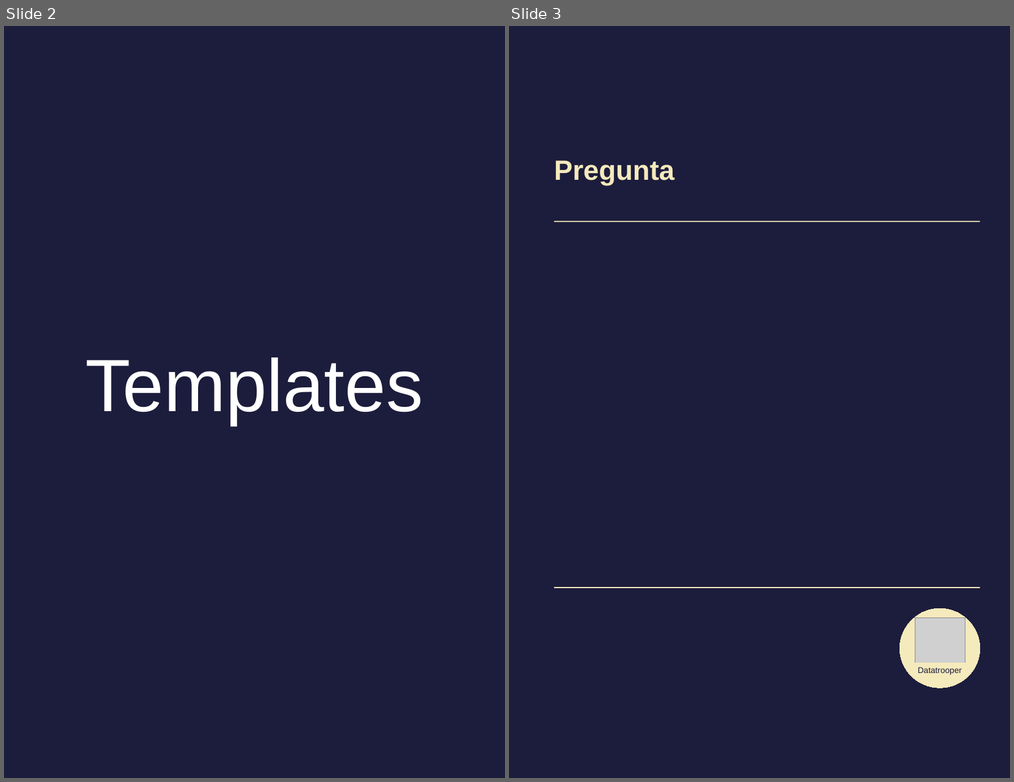
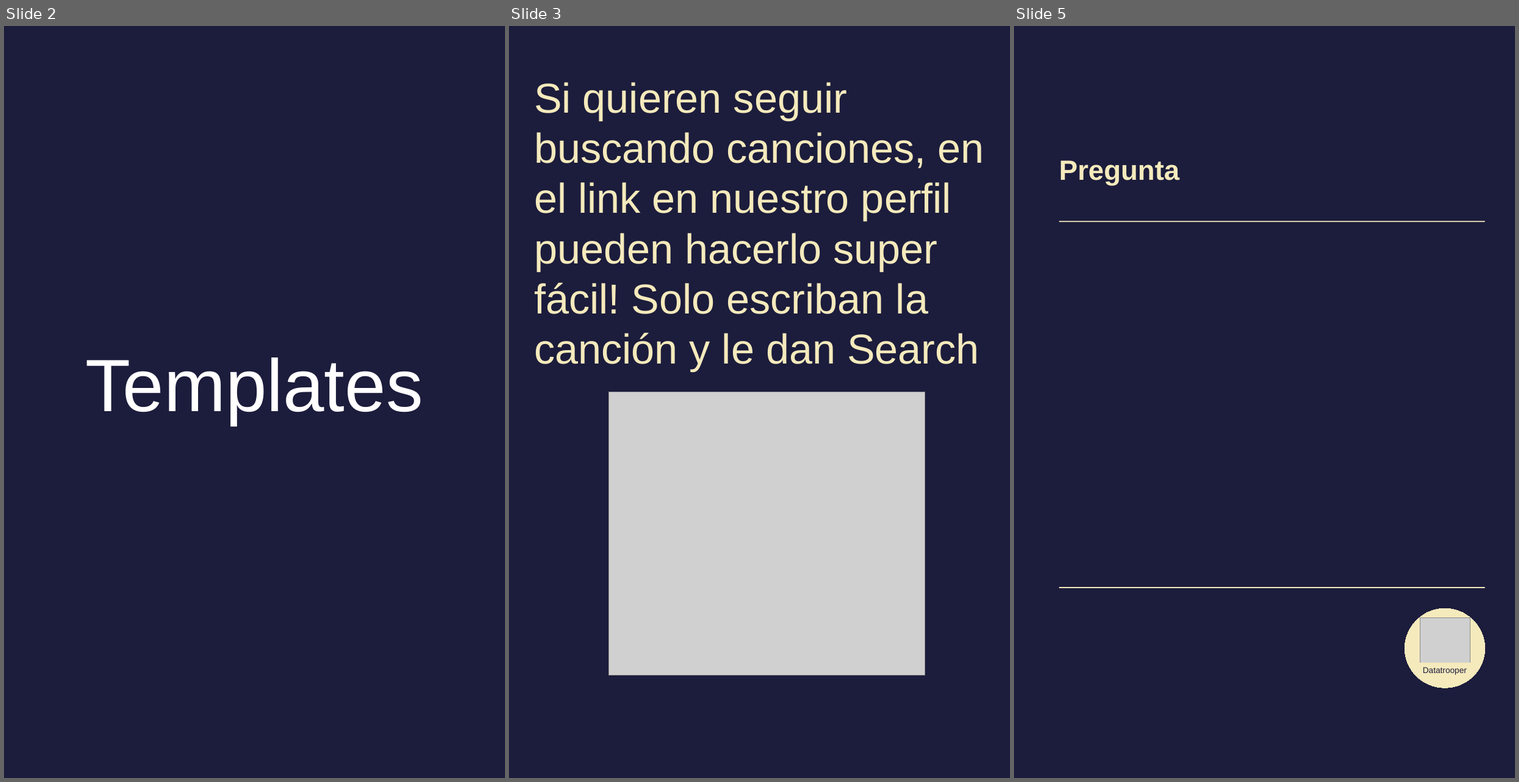
Before and after one commit to datatrooper/instatrooper, a slide deck: styles/instagram_templates_story.odp. Shown side by side, each under a label of ours: slides 2 and 3 before the commit, slides 2, 3 and 5 after it; the slides between them are not shown. The pictures are 1014x782 and 1519x782 pixels, drawn with LibreOffice and Linux fonts; fonts in the diff are those of the drawing; grey boxes stand for pictures. Boxes give left, top, right and bottom in pixels: in the first picture for what was removed or moved away, otherwise in the second. Text is boxed around its words. In the diff, an @@ line names an element or a change of style, - is before the commit and + after.

```diff
--- a/styles/instagram_templates_story.odp
+++ b/styles/instagram_templates_story.odp
@@ slide 3 added at (x1=509, y1=26, x2=1010, y2=778), background #1C1C3C @@
@@ title added at (x1=534, y1=82, x2=984, y2=371), 60 pt, text #F5EABC @@
+Si quieren seguir buscando canciones, en el link en nuestro perfil pueden hacerlo super fácil! Solo escriban la canción y le dan Search
@@ picture added at (x1=608, y1=391, x2=924, y2=674) @@
@@ what was slide 3 is now slide 5 @@
```
Also in this commit, not shown: 1 other slide added, 11 other files.
